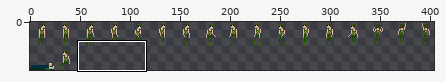
Two states of a sprite sheet, assets/data/armor.png. Above: a wide view before the commit, with the close-up outlined.
Close-up. Before the edit:
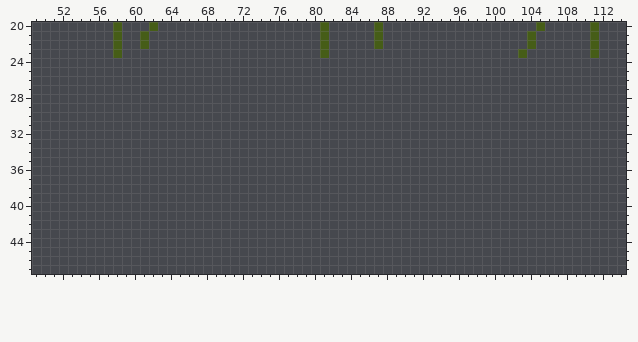
The file is 408x48 pixels. Shown: x 49..114, y 20..47. The wide view leaves out empty margins. The commit also changed other parts of the picture, which this record leaves out.
After:
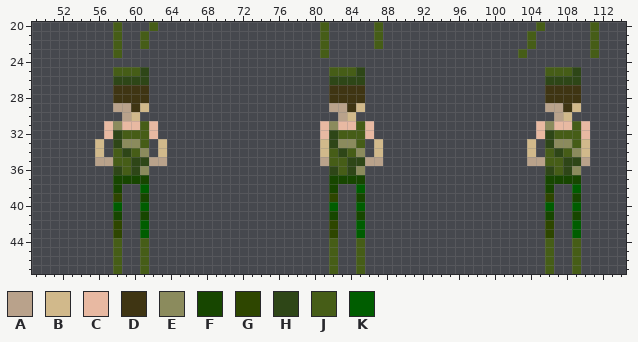
Palette (. is transparent): A #b9a28b  B #d1b98b  C #e8b9a2  D #3f3513  E #8b8b5d  F #174600  G #2e4600  H #2e4617  J #465d17  K #005d00
What changed:
Colour A is added in row 29 at x 58 to 59, 82 to 83 and 106 to 107; in row 30 at x 59, 83 and 107; in row 35 at x 56 to 57, 62 to 63, 81, 86 to 87, 104 to 105 and 110.
Colour B is added in row 29 at x 61, 85 and 109; in row 30 at x 60, 84 and 108; in rows 33 to 34 at x 56, 63, 81, 87, 104 and 110.
Colour C is added in row 31 at x 57, 59 to 60, 62, 81, 83 to 84, 86, 105, 107 to 108 and 110; in row 32 at x 57, 62, 81, 86, 105 and 110.
Colour D is added in rows 27 to 28 at x 58 to 61, 82 to 85 and 106 to 109; in row 29 at x 60, 84 and 108.
Colour E is added in row 31 at x 58, 82 and 106; in row 33 at x 59 to 60, 83 to 84 and 107 to 108; in row 34 at x 61, 85 and 109; in row 36 at x 61, 85 and 109.
Colour F is added in row 37 at x 58 to 61, 82 to 85 and 106 to 109; in row 38 at x 58, 82 and 106; in row 39 at x 61, 85 and 109; in row 41 at x 58, 61, 82, 85, 106 and 109.
Colour G is added in row 39 at x 58, 82 and 106; in rows 42 to 43 at x 58, 82 and 106.
Colour H is added in row 25 at x 61, 85 and 109; in row 26 at x 58 to 61, 82 to 85 and 106 to 109; in rows 32 to 33 at x 58, 82 and 106; in row 34 at x 59, 83 and 107; in row 35 at x 60 to 61, 84 to 85 and 108 to 109; in row 36 at x 58, 60, 82, 84, 106 and 108.
Colour J is added in row 25 at x 58 to 60, 82 to 84 and 106 to 108; in row 31 at x 61, 85 and 109; in row 32 at x 59 to 61, 83 to 85 and 107 to 109; in row 33 at x 61, 85 and 109; in row 34 at x 58, 60, 82, 84, 106 and 108; in row 35 at x 58 to 59, 82 to 83 and 106 to 107.
Colour J is added in row 36 at x 59, 83 and 107; in rows 44 to 47 at x 58, 61, 82, 85, 106 and 109.
Colour K is added in row 38 at x 61, 85 and 109; in row 40 at x 58, 61, 82, 85, 106 and 109; in rows 42 to 43 at x 61, 85 and 109.
Where, in picture pixels (left, top, right, bottom), the same in both close-ups:
added: (95, 67, 167, 274)
added: (320, 67, 383, 274)
added: (527, 67, 590, 274)
